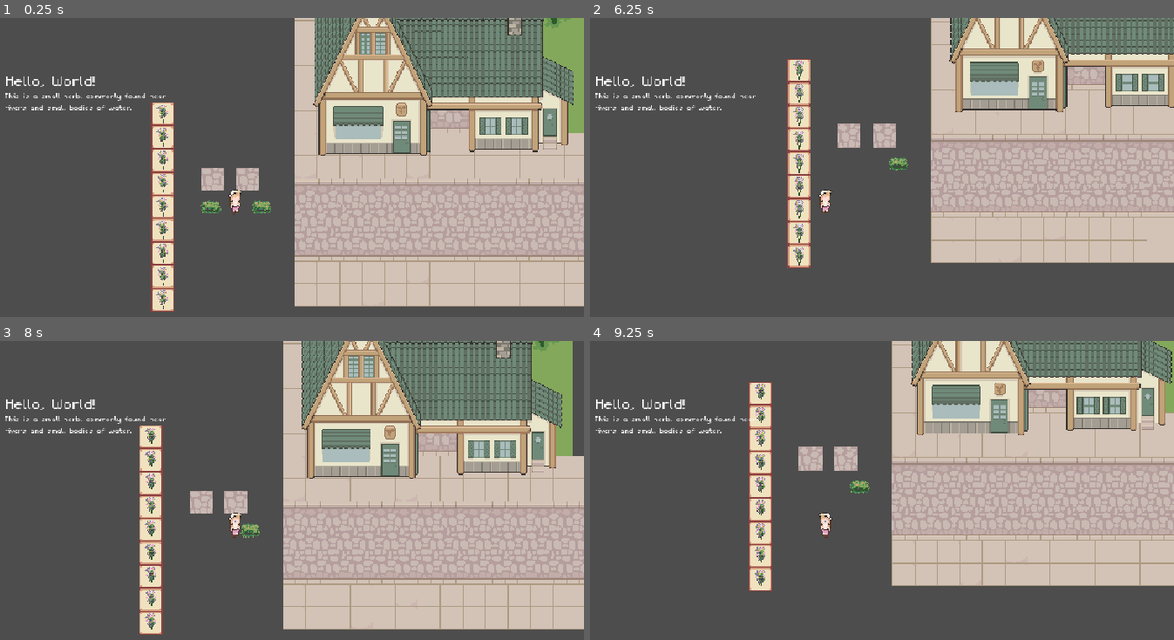
Above: before the commit, frames 1-4 (two rows, left to right).
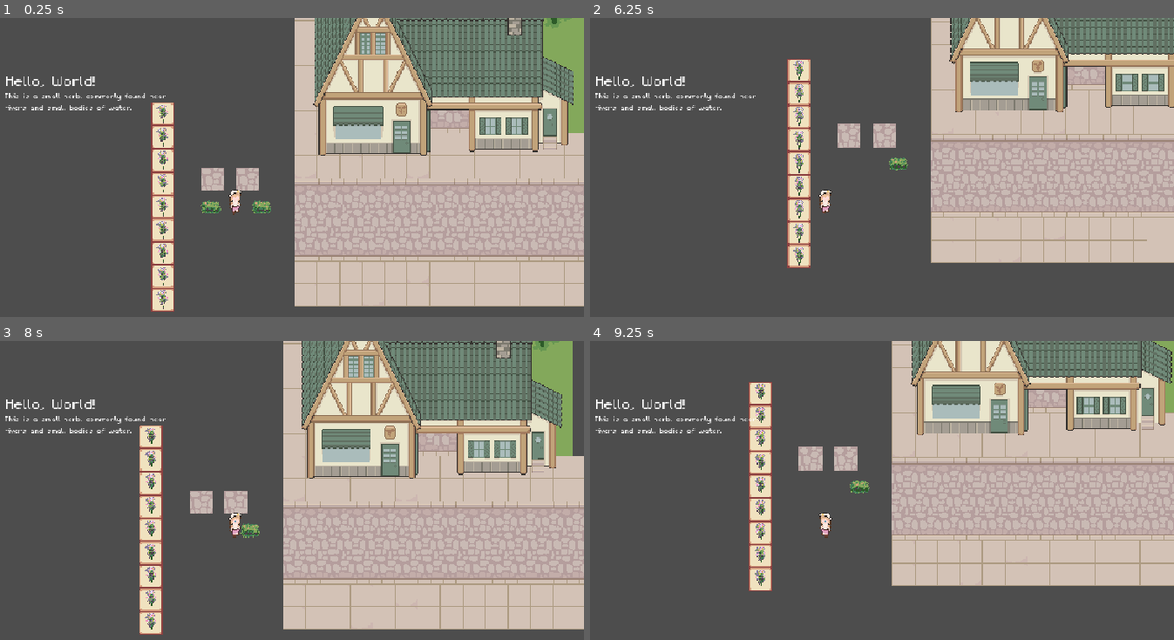
Above: after the commit, the same moments.

Repository: Jelmerrr/Flask-and-Fortune
Game: Godot game, scene res://Scenes/UtilScenes/visual_handler.tscn
The game is run twice, just before and just after one commit, with the same random seed, the same clock (stepped at 60 frames per second) and the same inputs.
Inputs (mouse positions are in pixels of both pictures, inside the frame that each line leads up to):
- Up to frame 1 (0.25 s): no input
- Up to frame 2 (6.25 s): tap Enter at 0.5, 2, 3.5 s; move the mouse to (800, 206) at 0.52 s; hold D (move_right) 0.53-1.28 s; click (800, 206) at 0.67 s; tap Space at 1.25, 2.75 s; move the mouse to (846, 206) at 1.27 s; hold S (move_down) 1.28-2.03 s; click (846, 206) at 1.42 s; move the mouse to (893, 128) at 2.02 s; hold D (move_right) 2.03-2.78 s; move the mouse to (788, 293) at 2.77 s; hold W (move_up) 2.78-3.53 s; click (788, 293) at 2.92 s; move the mouse to (1033, 272) at 3.52 s; hold A (move_left) 3.53-5.03 s; move the mouse to (613, 155) at 4.27 s; move the mouse to (858, 215) at 5.02 s; hold S (move_down) 5.03-5.78 s; click (858, 215) at 5.17 s; move the mouse to (718, 116) at 5.77 s; hold D (move_right) from 5.78 s (still down)
- Up to frame 3 (8 s): move the mouse to (391, 517) at 6.52 s; release D (move_right) at 6.53 s; hold W (move_up) 6.53-7.28 s; move the mouse to (93, 556) at 7.27 s; hold D (move_right) from 7.28 s (still down); click (93, 556) at 7.42 s
- Up to frame 4 (9.25 s): move the mouse to (893, 451) at 8.02 s; release D (move_right) at 8.03 s; hold S (move_down) 8.03-8.78 s; move the mouse to (788, 616) at 8.77 s; hold A (move_left) from 8.78 s (still down)

The runs differ from the first frame. In frame 1, less than 0.1% of the frame differs, in the area x 68-81%, y 4-14%; in frame 2, less than 0.1%, in the area x 63-80%, y 30-31%; in frame 3, less than 0.1%; in frame 4, nothing differs.

Commit message:
Added collision to player atelier and new file structure for future static objects with complex collision

Diff:
--- /dev/null
+++ b/Scenes/Non-Gatherable Objects/Houses/PlayerAtelierScene.tscn
@@ -0,0 +1,57 @@
+[gd_scene load_steps=8 format=3 uid="uid://hiwkpj110h6r"]
+
+[ext_resource type="Texture2D" uid="uid://n8wrv1iqppr5" path="res://Assets/Placeholder/HouseTestPlaceholder.png" id="1_82t48"]
+
+[sub_resource type="RectangleShape2D" id="RectangleShape2D_82t48"]
+size = Vector2(149, 190)
+
+[sub_resource type="RectangleShape2D" id="RectangleShape2D_l0prc"]
+size = Vector2(97, 136)
+
+[sub_resource type="RectangleShape2D" id="RectangleShape2D_vg3tk"]
+size = Vector2(40, 88)
+
+[sub_resource type="RectangleShape2D" id="RectangleShape2D_sidx1"]
+size = Vector2(6, 30)
+
+[sub_resource type="RectangleShape2D" id="RectangleShape2D_7wcm2"]
+size = Vector2(16, 10)
+
+[sub_resource type="RectangleShape2D" id="RectangleShape2D_traf3"]
+size = Vector2(6, 10)
+
+[node name="Player Atelier" type="Node2D"]
+y_sort_enabled = true
+
+[node name="Sprite2D" type="Sprite2D" parent="."]
+y_sort_enabled = true
+position = Vector2(0, 149)
+texture = ExtResource("1_82t48")
+offset = Vector2(0, -149)
+
+[node name="Collisions" type="StaticBody2D" parent="."]
+z_index = 1
+
+[node name="CollisionShape2D" type="CollisionShape2D" parent="Collisions"]
+position = Vector2(-85.5, 81)
+shape = SubResource("RectangleShape2D_82t48")
+
+[node name="CollisionShape2D2" type="CollisionShape2D" parent="Collisions"]
+position = Vector2(94.5, 102)
+shape = SubResource("RectangleShape2D_l0prc")
+
+[node name="CollisionShape2D3" type="CollisionShape2D" parent="Collisions"]
+position = Vector2(163, 108)
+shape = SubResource("RectangleShape2D_vg3tk")
+
+[node name="CollisionShape2D4" type="CollisionShape2D" parent="Collisions"]
+position = Vector2(146, 49)
+shape = SubResource("RectangleShape2D_sidx1")
+
+[node name="CollisionShape2D5" type="CollisionShape2D" parent="Collisions"]
+position = Vector2(175, 157)
+shape = SubResource("RectangleShape2D_7wcm2")
+
+[node name="CollisionShape2D6" type="CollisionShape2D" parent="Collisions"]
+position = Vector2(146, 157)
+shape = SubResource("RectangleShape2D_traf3")
--- a/Scenes/Placeholder/player_controller.tscn
+++ b/Scenes/Placeholder/player_controller.tscn
@@ -16,7 +16,7 @@
 }]
 
 [sub_resource type="RectangleShape2D" id="RectangleShape2D_0n270"]
-size = Vector2(11, 7)
+size = Vector2(14, 7)
 
 [node name="PlayerController" type="CharacterBody2D"]
 script = ExtResource("1_4r0g5")
@@ -27,5 +27,5 @@
 offset = Vector2(0, -18)
 
 [node name="CollisionShape2D" type="CollisionShape2D" parent="."]
-position = Vector2(0.5, -3.5)
+position = Vector2(0, -3.5)
 shape = SubResource("RectangleShape2D_0n270")
--- a/Scenes/Placeholder/test_environment.tscn
+++ b/Scenes/Placeholder/test_environment.tscn
@@ -5,7 +5,7 @@
 [ext_resource type="Texture2D" uid="uid://c310v47bisfne" path="res://Assets/Sprites/Item Sprites/ItemSpriteFrame32x32.png" id="3_nfcxt"]
 [ext_resource type="PackedScene" uid="uid://c8p0g5r0f2q08" path="res://Scenes/Gatherable Objects/ObjectScenes/SunberryGatherableObject.tscn" id="4_nfcxt"]
 [ext_resource type="Texture2D" uid="uid://dy10v8phoj74x" path="res://Assets/Placeholder/ExampleStreet.png" id="5_7i3ty"]
-[ext_resource type="Texture2D" uid="uid://n8wrv1iqppr5" path="res://Assets/Placeholder/HouseTestPlaceholder.png" id="6_42avm"]
+[ext_resource type="PackedScene" uid="uid://hiwkpj110h6r" path="res://Scenes/Non-Gatherable Objects/Houses/PlayerAtelierScene.tscn" id="6_42avm"]
 
 [node name="Test Environment" type="Node2D"]
 y_sort_enabled = true
@@ -100,11 +100,6 @@
 position = Vector2(181, -236)
 texture = ExtResource("5_7i3ty")
 
-[node name="HouseTestPlaceholder" type="Sprite2D" parent="."]
-position = Vector2(252, -98)
-texture = ExtResource("6_42avm")
-offset = Vector2(23, -161)
-
 [node name="Sunberry" parent="." instance=ExtResource("4_nfcxt")]
 position = Vector2(-34, -3)
 
@@ -116,3 +111,6 @@
 
 [node name="Sunberry2" parent="." instance=ExtResource("4_nfcxt")]
 position = Vector2(36, -3)
+
+[node name="Player Atelier" parent="." instance=ExtResource("6_42avm")]
+position = Vector2(275, -259)
